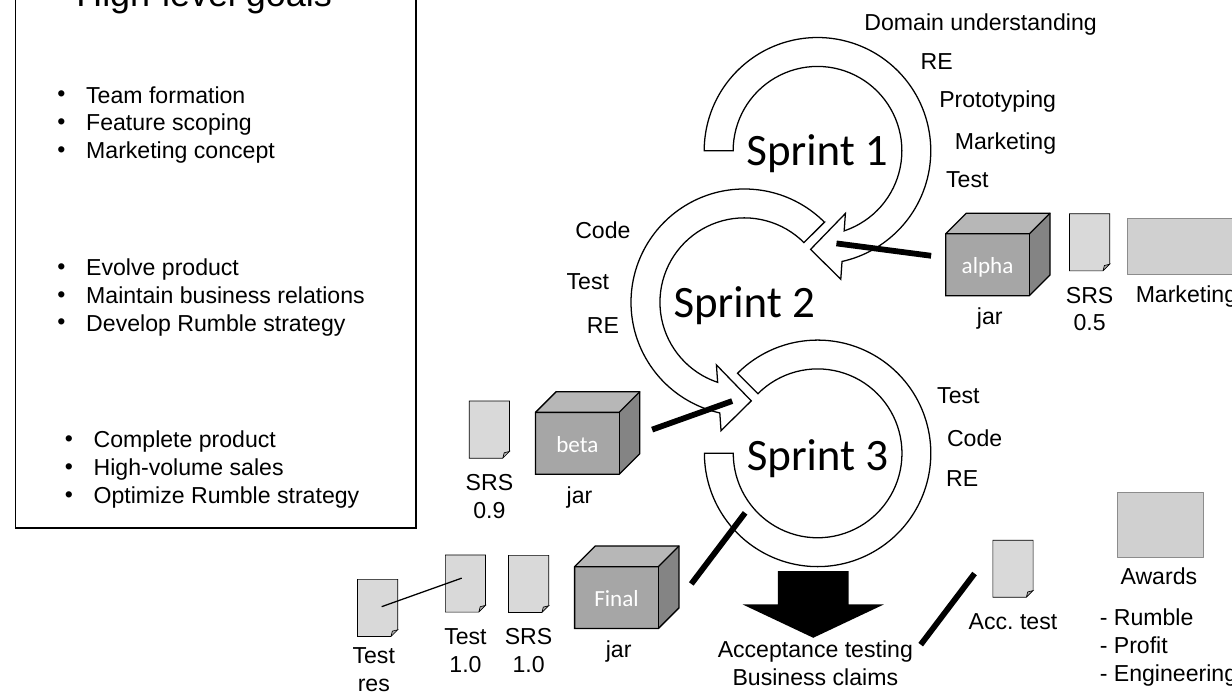
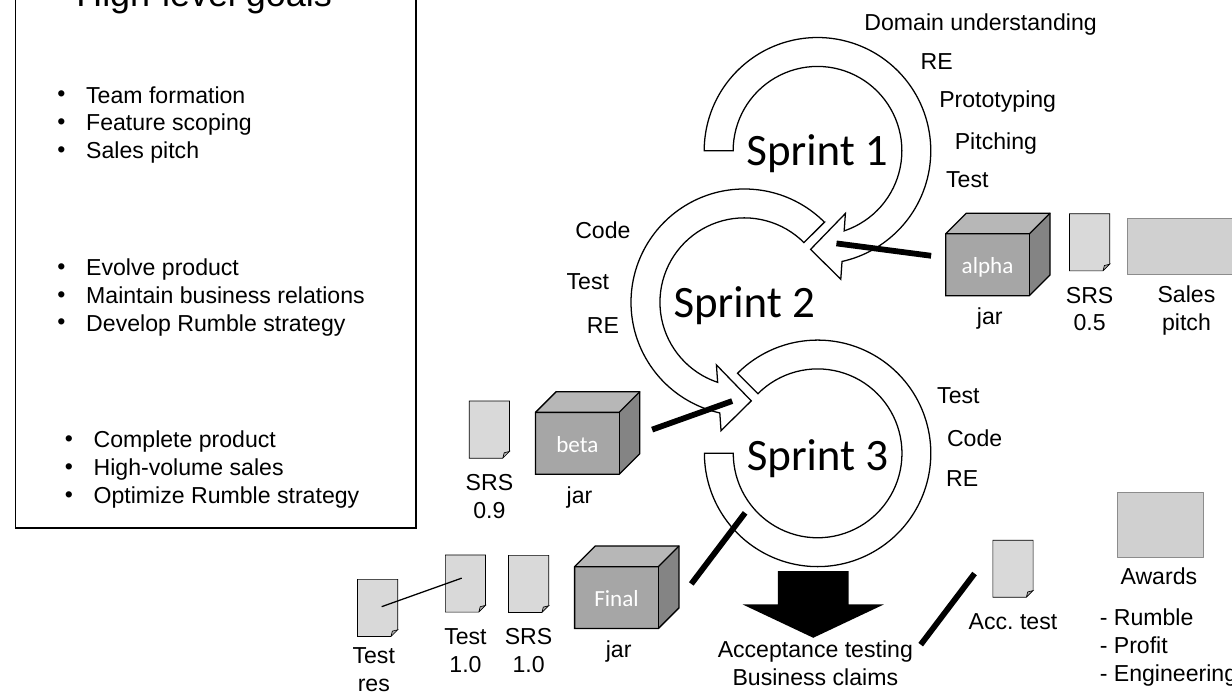
Before and after one commit to lunduniversity/introsofteng, a slide deck: slide 4 of project/rumble/etsa02_figures.pptx. Drawn at 1232x693 pixels with LibreOffice and Linux fonts; fonts in the diff are those of the drawing; grey boxes stand for pictures. Boxes give left, top, right and bottom in pixels: in the first picture for what was removed or moved away, otherwise in the second. Text is boxed around its words. In the diff, an @@ line names an element or a change of style, - is before the commit and + after.

Commit message:
Replaced marketing by sales promotion and pitching

```diff
--- a/project/rumble/etsa02_figures.pptx
+++ b/project/rumble/etsa02_figures.pptx
@@ text at box(86, 141, 199, 163): text changed @@
-• Marketing concept
+• Sales pitch
@@ text at box(955, 132, 1037, 154): text changed @@
-Marketing
+Pitching
@@ text at box(1158, 285, 1216, 335): text changed @@
-Marketing
+Sales pitch
```
Also in this commit, not shown: 1 other slide changed, 3 other files.
